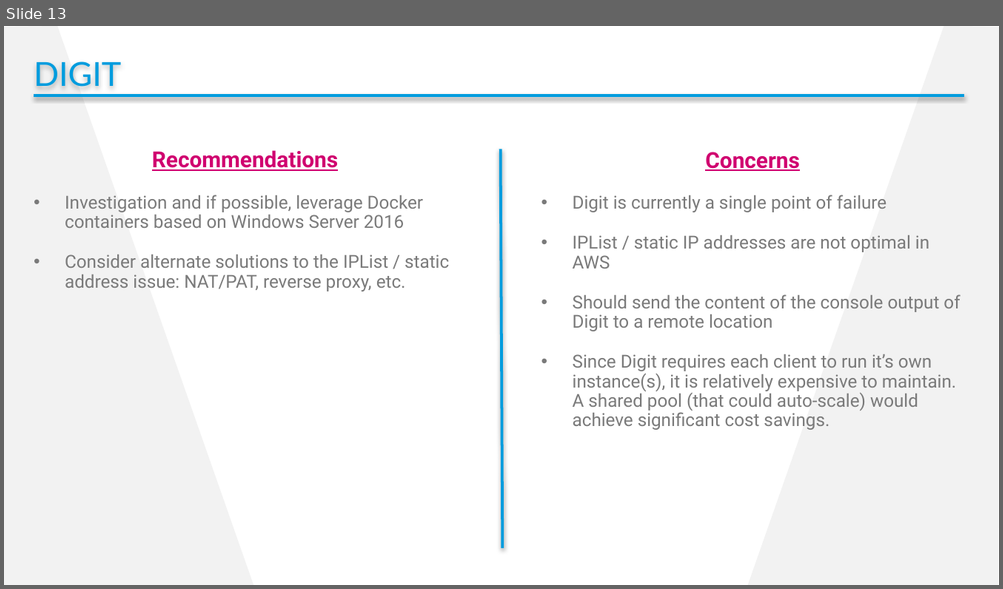
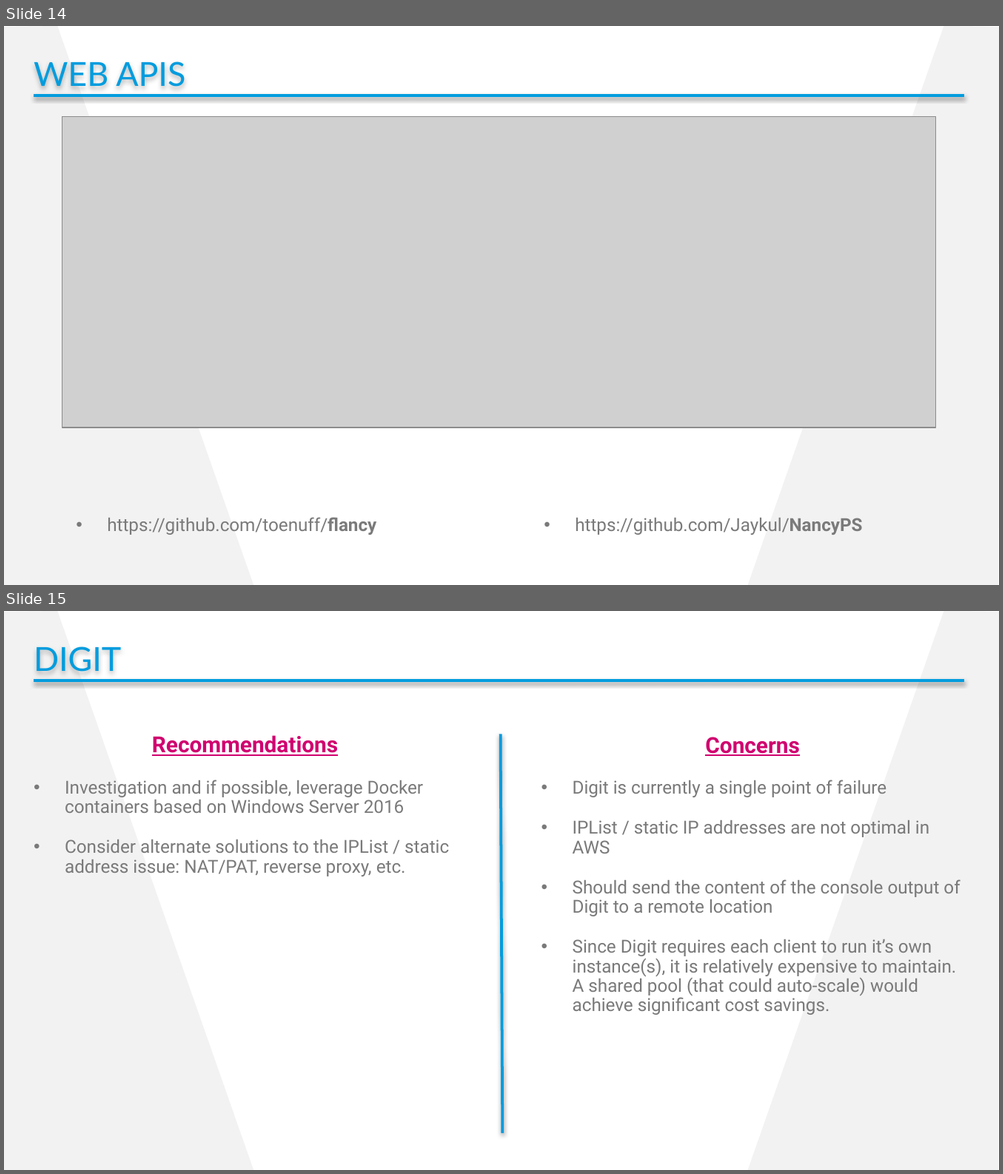
Before and after one commit to cdhunt/pssummit2017-mocking, a slide deck: Summit2017_Mocking.pptx. Shown one above the other, each under a label of ours: slide 13 before the commit, slides 14 and 15 after it. The pictures are 1003x589 and 1003x1174 pixels, drawn with LibreOffice and Linux fonts; fonts in the diff are those of the drawing; grey boxes stand for pictures; background and template pictures are left out. Boxes give left, top, right and bottom in pixels: in the first picture for what was removed or moved away, otherwise in the second. Text is boxed around its words. In the diff, an @@ line names an element or a change of style, - is before the commit and + after.

```diff
--- a/Summit2017_Mocking.pptx
+++ b/Summit2017_Mocking.pptx
@@ slide 14 added at (4,26,999,585), background #FFFFFF; not listed: 2 template elements that a slide beside it also shows @@
@@ text added at (34,62,185,87), 24 pt, text #009CDE @@
+WEB APIS
@@ line added from (34, 96) to (964, 96), #009CDE 2 pt @@
@@ picture added at (62,116,935,428) @@
@@ text added at (107,517,376,535), 13 pt, text #7A7A7A @@
+• https://github.com/toenuff/flancy
@@ text added at (575,518,862,535), 13 pt, text #7A7A7A @@
+• https://github.com/Jaykul/NancyPS
@@ what was slide 13 is now slide 15 @@
```
Also in this commit, not shown: 2 other slides added, 1 slide removed, 3 other files.
